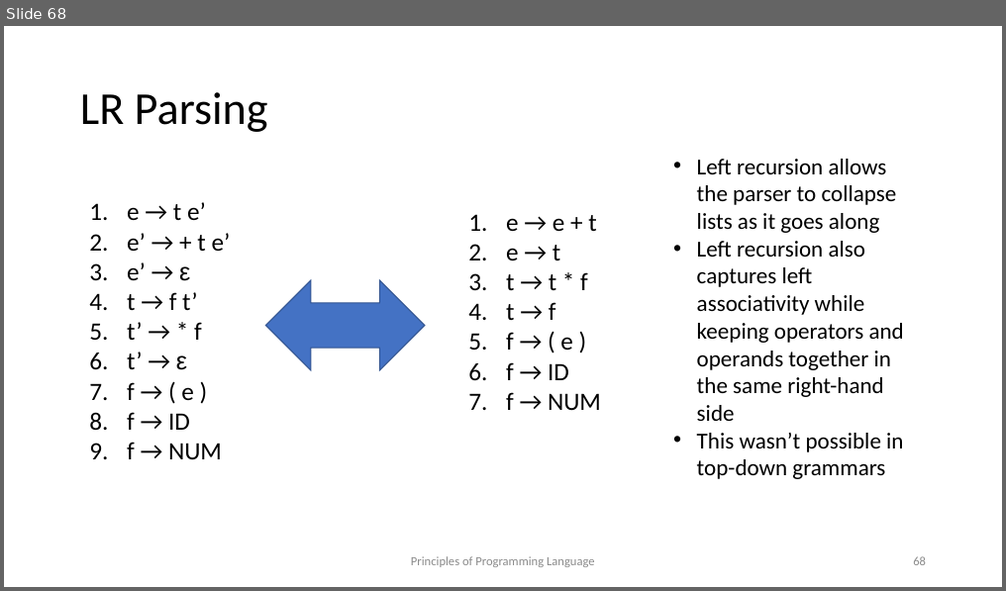
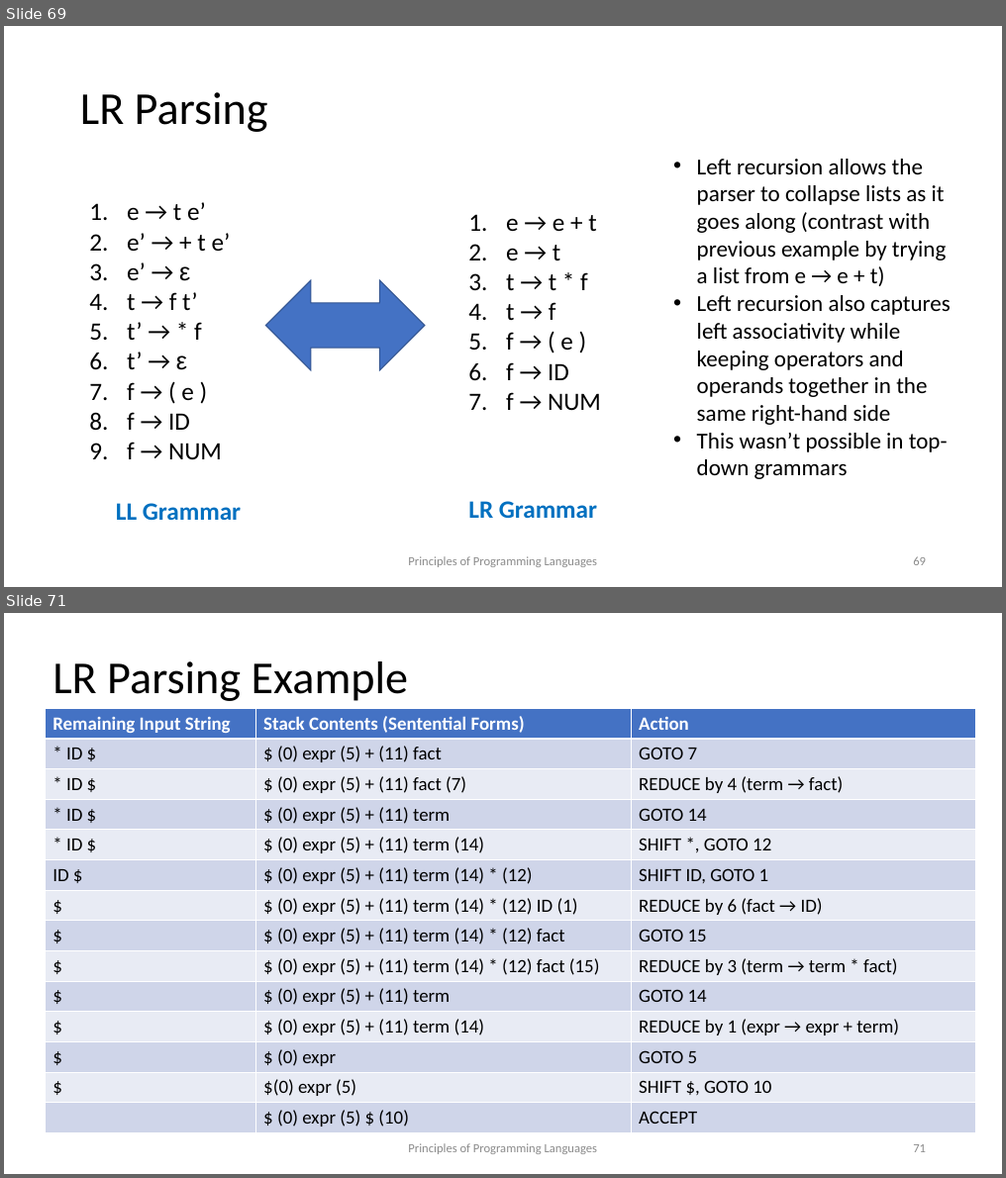
Before and after one commit to kongm/pl-design, a slide deck: syntax.pptx. Shown one above the other, each under a label of ours: slide 68 before the commit, slides 69 and 71 after it; the slides between them are not shown. The pictures are 1006x591 and 1006x1178 pixels, drawn with LibreOffice and Linux fonts; fonts in the diff are those of the drawing. Boxes give left, top, right and bottom in pixels: in the first picture for what was removed or moved away, otherwise in the second. Text is boxed around its words. In the diff, an @@ line names an element or a change of style, - is before the commit and + after.

```diff
--- a/syntax.pptx
+++ b/syntax.pptx
@@ slide 71 added at [4, 613, 1002, 1174], background #FFFFFF @@
@@ title added at [53, 662, 408, 701], 44 pt, text #000000 @@
+LR Parsing Example
@@ table added at [46, 708, 976, 1134], 14 rows, 3 columns @@
+Remaining Input String | Stack Contents (Sentential Forms) | Action
+* ID $ | $ (0) expr (5) + (11) fact | GOTO 7
+* ID $ | $ (0) expr (5) + (11) fact (7) | REDUCE by 4 (term → fact)
+* ID $ | $ (0) expr (5) + (11) term | GOTO 14
+* ID $ | $ (0) expr (5) + (11) term (14) | SHIFT *, GOTO 12
+ID $ | $ (0) expr (5) + (11) term (14) * (12) | SHIFT ID, GOTO 1
+$ | $ (0) expr (5) + (11) term (14) * (12) ID (1) | REDUCE by 6 (fact → ID)
+$ | $ (0) expr (5) + (11) term (14) * (12) fact | GOTO 15
+$ | $ (0) expr (5) + (11) term (14) * (12) fact (15) | REDUCE by 3 (term → term * fact)
+$ | $ (0) expr (5) + (11) term | GOTO 14
+$ | $ (0) expr (5) + (11) term (14) | REDUCE by 1 (expr → expr + term)
+$ | $ (0) expr | GOTO 5
+$ | $(0) expr (5) | SHIFT $, GOTO 10
+ | $ (0) expr (5) $ (10) | ACCEPT
@@ text added at [408, 1144, 597, 1155], 12 pt, text #8C8C8C @@
+Principles of Programming Languages
@@ page number added at [913, 1145, 926, 1153], 12 pt, text #8C8C8C @@
+71
@@ what was slide 68 is now slide 69 @@
@@ slide 69 changed as well @@
@@ text at [697, 159, 946, 286]: text changed @@
-• Left recursion allows the parser to collapse lists as it goes along
+• Left recursion allows the parser to collapse lists as it goes along (contrast with previous example by trying a list from e → e + t)
@@ text added at [116, 503, 241, 520], 24 pt, text #0070C0, bold @@
+LL Grammar
@@ text added at [468, 501, 597, 518], 24 pt, text #0070C0, bold @@
+LR Grammar
@@ text at [408, 557, 597, 568]: text changed @@
-Principles of Programming Language
+Principles of Programming Languages
```
Also in this commit, not shown: 75 other slides changed, 2 other slides added, 1 other file.
